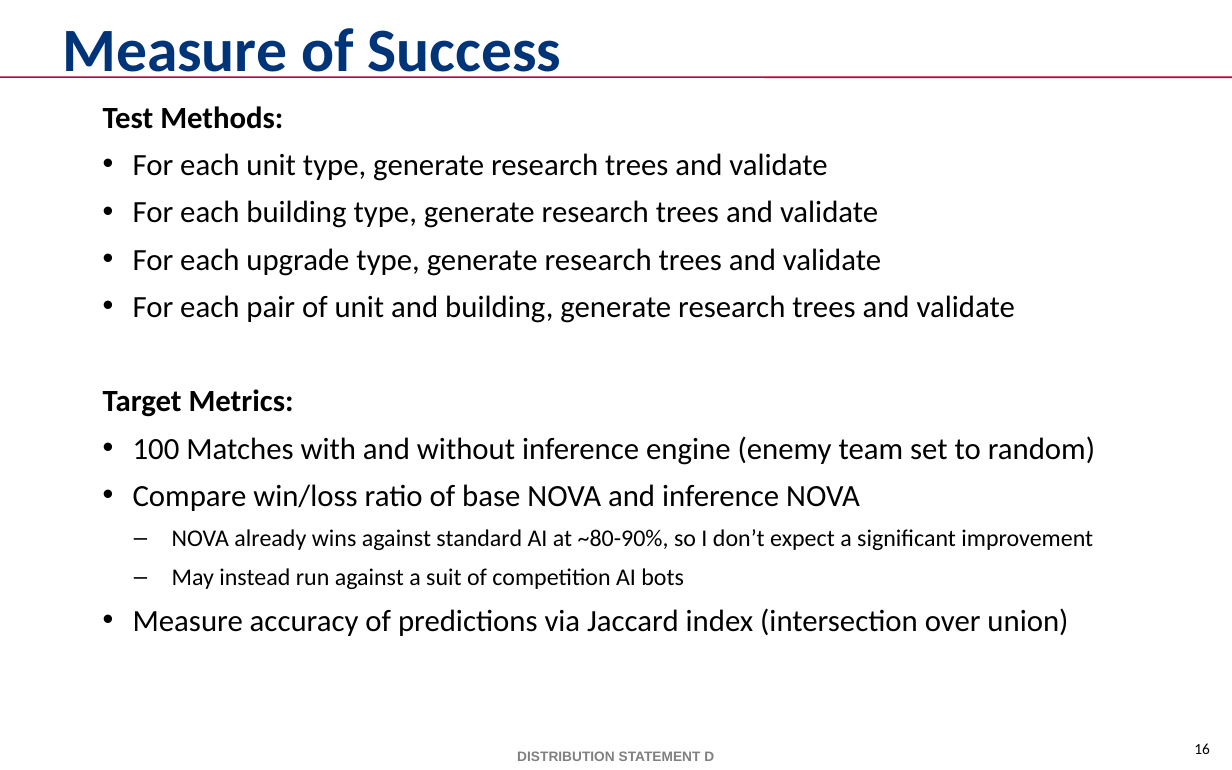
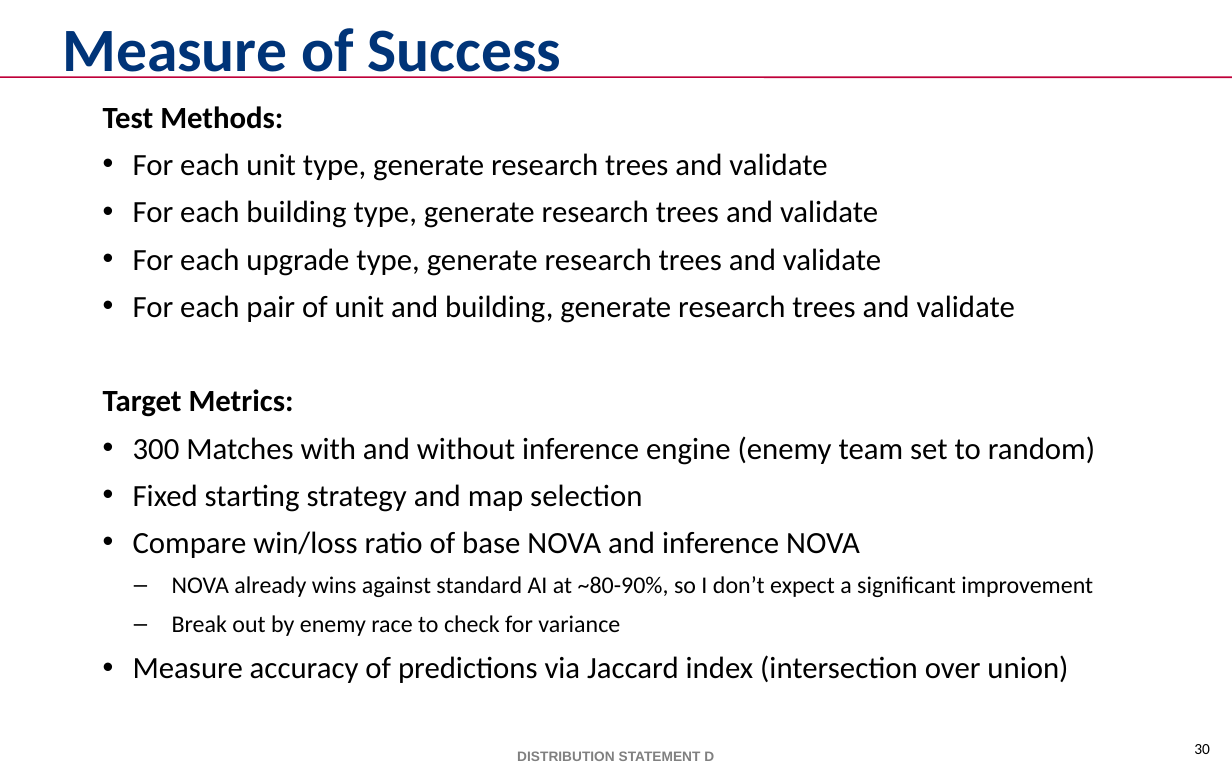
Before and after one commit to mikewkozak/IRE, a slide deck: slide 30 of Documentation/mkozak - Intent Recognition Engine.pptx (slide 16 before the commit). Drawn at 1232x770 pixels with LibreOffice and Linux fonts; fonts in the diff are those of the drawing; background and template pictures are left out. Boxes give left, top, right and bottom in pixels: in the first picture for what was removed or moved away, otherwise in the second. Text is boxed around its words. In the diff, an @@ line names an element or a change of style, - is before the commit and + after.

```diff
--- a/Documentation/mkozak - Intent Recognition Engine.pptx
+++ b/Documentation/mkozak - Intent Recognition Engine.pptx
@@ text at bbox=[133, 436, 1095, 512]: text changed @@
-• 100 Matches with and without inference engine (enemy team set to random)
+• 300 Matches with and without inference engine (enemy team set to random)
+• Fixed starting strategy and map selection
@@ text at bbox=[172, 615, 620, 636]: text changed @@
-  – May instead run against a suit of competition AI bots
+  – Break out by enemy race to check for variance
@@ page number at bbox=[1194, 744, 1210, 754]: text changed @@
-16
+30
```
Also in this commit, not shown: 9 other slides changed, 21 slides added, 1 slide removed, 5 other files.
